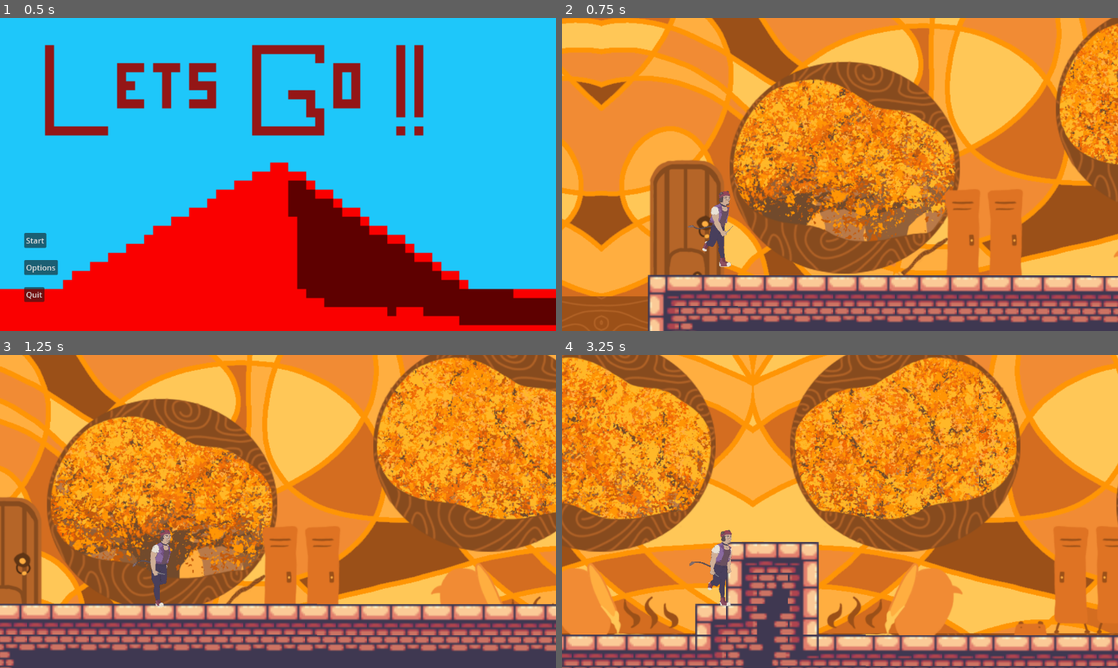
Above: before the commit, frames 1-4 (two rows, left to right).
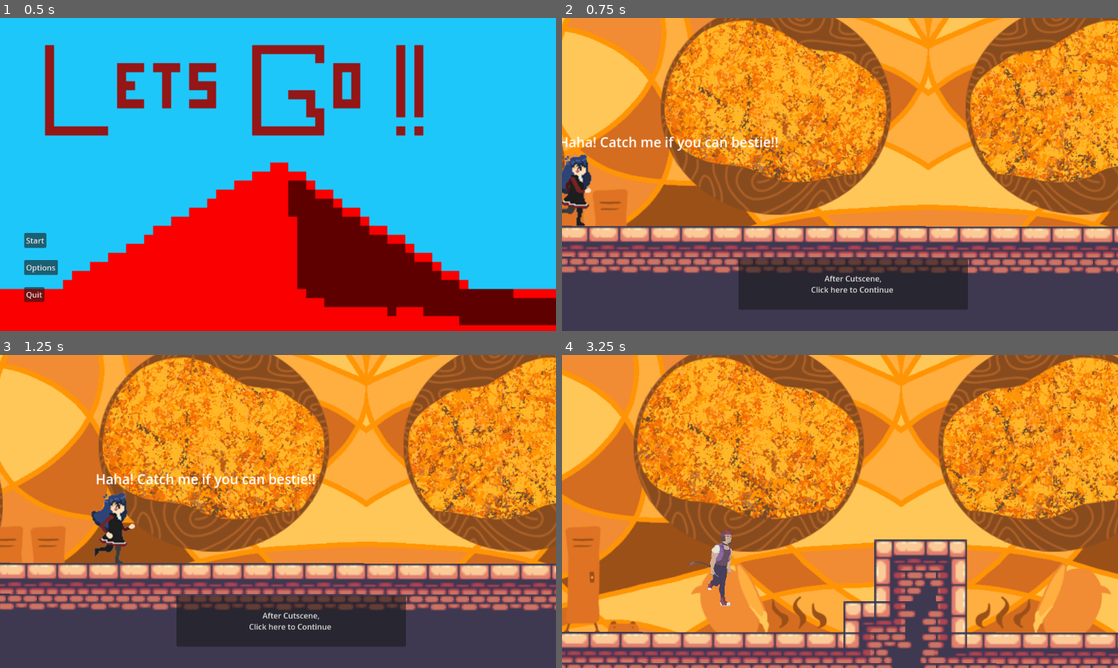
Above: after the commit, the same moments.

Repository: MetaToshi/dimension-hopping-oceans-9
Game: Godot game, scene res://Scripts/main_menu.tscn
Two runs of this game, one before a commit and one after it. Both use one fixed random seed, a clock stepped at 60 frames per second and the inputs below.
Inputs (mouse positions are in pixels of both pictures, inside the frame that each line leads up to):
- Up to frame 1 (0.5 s): no input
- Up to frame 2 (0.75 s): click "Start" at 0.5 s
- Up to frame 3 (1.25 s): no input
- Up to frame 4 (3.25 s): click (851, 621) at 1.25 s, where only the run after the commit has a clickable "After Cutscene, Click here to…"; tap E (attack) at 2.1, 2.85 s; tap Up (jump) at 2.27, 3.02 s

Frame 1 is identical in both runs. In frame 2, 85% of the frame differs, in the area x 0-100%, y 0-100%; in frame 3, 81%; in frame 4, 85%.

Commit message:
CONNECTED Dimension 1 cutscene
click button on cutscene to jump into game play. its kinda silly lol

Diff:
--- a/Collage Dimension Hopping 170 game/Scripts/main_menu.gd
+++ b/Collage Dimension Hopping 170 game/Scripts/main_menu.gd
@@ -2,7 +2,7 @@
 
 
 func _on_startbutton_pressed():
-	get_tree().change_scene_to_file("res://mainscene.tscn")
+	get_tree().change_scene_to_file("res://cutsceneDIM1.tscn")
 
 
 func _on_optionsbutton_pressed():
--- a/Collage Dimension Hopping 170 game/cutscene.tscn
+++ b/Collage Dimension Hopping 170 game/cutsceneDIM1.tscn
@@ -1,16 +1,16 @@
 [gd_scene load_steps=14 format=3 uid="uid://b50kivr8cdnj3"]
 
-[ext_resource type="Script" path="res://cutsceneDIM2.gd" id="1_lkxsp"]
-[ext_resource type="Texture2D" uid="uid://v45mfdbpbs6o" path="res://TestAssets/Terrain (32x32).png" id="2_1c1cn"]
-[ext_resource type="Texture2D" uid="uid://doonog7p2mip0" path="res://Assets/dim1bg2.png" id="3_a3p6h"]
-[ext_resource type="Texture2D" uid="uid://c7b8q64rliehf" path="res://Assets/dim1bg1.png" id="4_72e6c"]
-[ext_resource type="Texture2D" uid="uid://baooji15uma6k" path="res://TestAssets/sidescroller.png" id="4_ribq0"]
-[ext_resource type="Texture2D" uid="uid://hsnitrf70wgv" path="res://Assets/dim1bg1alt.png" id="5_0o67c"]
-[ext_resource type="Texture2D" uid="uid://cogmlg0hf22r4" path="res://Assets/BeanieDim1Run.png" id="7_akuad"]
+[ext_resource type="Script" path="res://cutsceneDIM2.gd" id="1_ln2dp"]
+[ext_resource type="Texture2D" uid="uid://v45mfdbpbs6o" path="res://TestAssets/Terrain (32x32).png" id="2_aj0ac"]
+[ext_resource type="Texture2D" uid="uid://doonog7p2mip0" path="res://Assets/dim1bg2.png" id="3_2xwvp"]
+[ext_resource type="Texture2D" uid="uid://c7b8q64rliehf" path="res://Assets/dim1bg1.png" id="4_pa008"]
+[ext_resource type="Texture2D" uid="uid://hsnitrf70wgv" path="res://Assets/dim1bg1alt.png" id="5_eawtv"]
+[ext_resource type="Texture2D" uid="uid://baooji15uma6k" path="res://TestAssets/sidescroller.png" id="6_gjesu"]
+[ext_resource type="Texture2D" uid="uid://cogmlg0hf22r4" path="res://Assets/BeanieDim1Run.png" id="7_s8f15"]
 
 [sub_resource type="TileSetAtlasSource" id="TileSetAtlasSource_416lw"]
 resource_name = "normaltiles"
-texture = ExtResource("2_1c1cn")
+texture = ExtResource("2_aj0ac")
 2:2/0 = 0
 2:2/0/terrain_set = 0
 2:2/0/terrain = 0
@@ -1450,50 +1450,50 @@
 tracks/0/type = "value"
 tracks/0/imported = false
 tracks/0/enabled = true
-tracks/0/path = NodePath("Flow/Sprite2D:frame")
+tracks/0/path = NodePath("Flow:position")
 tracks/0/interp = 1
 tracks/0/loop_wrap = true
 tracks/0/keys = {
-"times": PackedFloat32Array(0, 0.1, 0.2, 0.3, 0.4, 0.5, 0.6, 0.7, 0.8, 0.9, 1, 1.1, 1.2, 1.3, 1.4, 1.5, 1.6, 1.7, 1.8, 1.9, 2, 2.1, 2.2, 2.3, 2.4, 2.5, 2.6),
-"transitions": PackedFloat32Array(1, 1, 1, 1, 1, 1, 1, 1, 1, -1, 1, 1, 1, 1, 1, 1, 1, 1, 1, 1, 1, 1, 1, 1, 1, 1, 1),
-"update": 1,
-"values": [0, 1, 2, 3, 4, 5, 6, 7, 8, null, 0, 1, 2, 3, 4, 5, 6, 7, 8, 9, 0, 1, 2, 3, 4, 5, 6]
-}
-tracks/1/type = "value"
-tracks/1/imported = false
-tracks/1/enabled = true
-tracks/1/path = NodePath("Flow:position")
-tracks/1/interp = 1
-tracks/1/loop_wrap = true
-tracks/1/keys = {
 "times": PackedFloat32Array(0, 3),
 "transitions": PackedFloat32Array(1, 1),
 "update": 0,
 "values": [Vector2(533, -3), Vector2(1766, -3)]
 }
-tracks/2/type = "value"
-tracks/2/imported = false
-tracks/2/enabled = true
-tracks/2/path = NodePath("Beanie/Sprite2D:frame")
-tracks/2/interp = 1
-tracks/2/loop_wrap = true
-tracks/2/keys = {
+tracks/1/type = "value"
+tracks/1/imported = false
+tracks/1/enabled = true
+tracks/1/path = NodePath("Beanie/Sprite2D:frame")
+tracks/1/interp = 1
+tracks/1/loop_wrap = true
+tracks/1/keys = {
 "times": PackedFloat32Array(0, 0.1, 0.2, 0.3, 0.4, 0.5, 0.6, 0.7, 0.8, 3.1, 3.2, 3.3, 3.4, 3.5, 3.6, 3.7, 3.8, 3.9, 4, 4.1, 4.2, 4.3, 4.4, 4.5, 4.6, 4.7, 4.8, 4.9, 5, 5.1),
 "transitions": PackedFloat32Array(1, 1, 1, 1, 1, 1, 1, 1, 1, 1, 1, 1, 1, 1, 1, 1, 1, 1, 1, 1, 1, 1, 1, 1, 1, 1, 1, 1, 1, 1),
 "update": 1,
 "values": [0, 1, 2, 3, 4, 5, 6, 7, 0, 1, 2, 3, 4, 5, 6, 0, 1, 2, 3, 4, 5, 6, 7, 0, 1, 2, 3, 4, 5, 6]
 }
+tracks/2/type = "value"
+tracks/2/imported = false
+tracks/2/enabled = true
+tracks/2/path = NodePath("Beanie:position")
+tracks/2/interp = 1
+tracks/2/loop_wrap = true
+tracks/2/keys = {
+"times": PackedFloat32Array(0, 3.1, 6),
+"transitions": PackedFloat32Array(1, 1, 1),
+"update": 0,
+"values": [Vector2(190, -6), Vector2(190, -6), Vector2(1814, -18)]
+}
 tracks/3/type = "value"
 tracks/3/imported = false
 tracks/3/enabled = true
-tracks/3/path = NodePath("Beanie/Sprite2D:position")
+tracks/3/path = NodePath("Flow/Sprite2D:frame")
 tracks/3/interp = 1
 tracks/3/loop_wrap = true
 tracks/3/keys = {
-"times": PackedFloat32Array(0, 3, 6),
-"transitions": PackedFloat32Array(1, 1, 1),
-"update": 0,
-"values": [Vector2(204, 241), Vector2(204, 241), Vector2(1572, 233)]
+"times": PackedFloat32Array(0, 0.1, 0.2, 0.3, 0.4, 0.5, 0.6, 0.7, 0.8, 0.9, 1, 1.1, 1.2, 1.3, 1.4, 1.5, 1.6, 1.7, 1.8, 1.9, 2, 2.1, 2.2, 2.3, 2.4, 2.5, 2.6, 2.7, 2.8, 2.9),
+"transitions": PackedFloat32Array(1, 1, 1, 1, 1, 1, 1, 1, 1, 1, 1, 1, 1, 1, 1, 1, 1, 1, 1, 1, 1, 1, 1, 1, 1, 1, 1, 1, 1, 1),
+"update": 1,
+"values": [0, 1, 2, 3, 4, 5, 6, 7, 8, 9, 0, 1, 2, 3, 4, 5, 6, 7, 8, 9, 0, 1, 2, 3, 4, 5, 6, 7, 8, 9]
 }
 
 [sub_resource type="Animation" id="Animation_odr7r"]
@@ -1501,50 +1501,50 @@
 tracks/0/type = "value"
 tracks/0/imported = false
 tracks/0/enabled = true
-tracks/0/path = NodePath("Flow/Sprite2D:frame")
+tracks/0/path = NodePath("Flow:position")
 tracks/0/interp = 1
 tracks/0/loop_wrap = true
 tracks/0/keys = {
 "times": PackedFloat32Array(0),
 "transitions": PackedFloat32Array(1),
-"update": 1,
-"values": [0]
+"update": 0,
+"values": [Vector2(529, 3)]
 }
 tracks/1/type = "value"
 tracks/1/imported = false
 tracks/1/enabled = true
-tracks/1/path = NodePath("Flow:position")
+tracks/1/path = NodePath("Beanie/Sprite2D:frame")
 tracks/1/interp = 1
 tracks/1/loop_wrap = true
 tracks/1/keys = {
 "times": PackedFloat32Array(0),
 "transitions": PackedFloat32Array(1),
-"update": 0,
-"values": [Vector2(529, 3)]
+"update": 1,
+"values": [0]
 }
 tracks/2/type = "value"
 tracks/2/imported = false
 tracks/2/enabled = true
-tracks/2/path = NodePath("Beanie/Sprite2D:frame")
+tracks/2/path = NodePath("Beanie:position")
 tracks/2/interp = 1
 tracks/2/loop_wrap = true
 tracks/2/keys = {
 "times": PackedFloat32Array(0),
 "transitions": PackedFloat32Array(1),
-"update": 1,
-"values": [0]
+"update": 0,
+"values": [Vector2(190, -6)]
 }
 tracks/3/type = "value"
 tracks/3/imported = false
 tracks/3/enabled = true
-tracks/3/path = NodePath("Beanie/Sprite2D:position")
+tracks/3/path = NodePath("Flow/Sprite2D:frame")
 tracks/3/interp = 1
 tracks/3/loop_wrap = true
 tracks/3/keys = {
 "times": PackedFloat32Array(0),
 "transitions": PackedFloat32Array(1),
-"update": 0,
-"values": [Vector2(204, 241)]
+"update": 1,
+"values": [0]
 }
 
 [sub_resource type="AnimationLibrary" id="AnimationLibrary_h3m4h"]
@@ -1574,7 +1574,35 @@
 drag_top_margin = 0.75
 drag_bottom_margin = 0.0
 
-[node name="Button" type="Button" parent="."]
+[node name="ParallaxBackgroundDIM1" type="ParallaxBackground" parent="."]
+
+[node name="ParallaxLayer2" type="ParallaxLayer" parent="ParallaxBackgroundDIM1"]
+motion_scale = Vector2(0.5, 0.5)
+motion_mirroring = Vector2(1496, 2.08165e-12)
+
+[node name="Sprite2D" type="Sprite2D" parent="ParallaxBackgroundDIM1/ParallaxLayer2"]
+position = Vector2(576, 324)
+scale = Vector2(1.3, 1.3)
+texture = ExtResource("3_2xwvp")
+
+[node name="ParallaxLayer" type="ParallaxLayer" parent="ParallaxBackgroundDIM1"]
+motion_mirroring = Vector2(2992, 2.08165e-12)
+
+[node name="Sprite2D" type="Sprite2D" parent="ParallaxBackgroundDIM1/ParallaxLayer"]
+position = Vector2(576, 324)
+scale = Vector2(1.3, 1.3)
+texture = ExtResource("4_pa008")
+
+[node name="ParallaxLayer3" type="ParallaxLayer" parent="ParallaxBackgroundDIM1"]
+motion_offset = Vector2(1496, 2.08165e-12)
+motion_mirroring = Vector2(2992, 2.08165e-12)
+
+[node name="Sprite2D" type="Sprite2D" parent="ParallaxBackgroundDIM1/ParallaxLayer3"]
+position = Vector2(576, 324)
+scale = Vector2(1.3, 1.3)
+texture = ExtResource("5_eawtv")
+
+[node name="ContinueButton" type="Button" parent="."]
 offset_left = 928.0
 offset_top = 389.0
 offset_right = 1403.0
@@ -1582,34 +1610,6 @@
 text = "After Cutscene,
 Click here to Continue "
 
-[node name="ParallaxBackgroundDIM1" type="ParallaxBackground" parent="Button"]
-
-[node name="ParallaxLayer2" type="ParallaxLayer" parent="Button/ParallaxBackgroundDIM1"]
-motion_scale = Vector2(0.5, 0.5)
-motion_mirroring = Vector2(1496, 2.08165e-12)
-
-[node name="Sprite2D" type="Sprite2D" parent="Button/ParallaxBackgroundDIM1/ParallaxLayer2"]
-position = Vector2(576, 324)
-scale = Vector2(1.3, 1.3)
-texture = ExtResource("3_a3p6h")
-
-[node name="ParallaxLayer" type="ParallaxLayer" parent="Button/ParallaxBackgroundDIM1"]
-motion_mirroring = Vector2(2992, 2.08165e-12)
-
-[node name="Sprite2D" type="Sprite2D" parent="Button/ParallaxBackgroundDIM1/ParallaxLayer"]
-position = Vector2(576, 324)
-scale = Vector2(1.3, 1.3)
-texture = ExtResource("4_72e6c")
-
-[node name="ParallaxLayer3" type="ParallaxLayer" parent="Button/ParallaxBackgroundDIM1"]
-motion_offset = Vector2(1496, 2.08165e-12)
-motion_mirroring = Vector2(2992, 2.08165e-12)
-
-[node name="Sprite2D" type="Sprite2D" parent="Button/ParallaxBackgroundDIM1/ParallaxLayer3"]
-position = Vector2(576, 324)
-scale = Vector2(1.3, 1.3)
-texture = ExtResource("5_0o67c")
-
 [node name="AnimationPlayer" type="AnimationPlayer" parent="."]
 libraries = {
 "": SubResource("AnimationLibrary_h3m4h")
@@ -1620,17 +1620,17 @@
 
 [node name="Sprite2D" type="Sprite2D" parent="Flow"]
 position = Vector2(-6, 248)
-texture = ExtResource("4_ribq0")
+texture = ExtResource("6_gjesu")
 hframes = 10
 
 [node name="Label" type="Label" parent="Flow"]
-offset_left = -26.7
-offset_top = 123.0
-offset_right = 364.3
-offset_bottom = 183.0
+offset_left = -39.7
+offset_top = 131.0
+offset_right = 422.3
+offset_bottom = 191.0
 theme = SubResource("Theme_imims")
 theme_type_variation = &"HeaderLarge"
-text = "Catch me if you can bestie!! "
+text = "Haha! Catch me if you can bestie!! "
 
 [node name="Beanie" type="Node2D" parent="."]
 position = Vector2(190, -6)
@@ -1638,6 +1638,17 @@
 [node name="Sprite2D" type="Sprite2D" parent="Beanie"]
 position = Vector2(204, 241)
 scale = Vector2(0.135286, 0.135286)
-texture = ExtResource("7_akuad")
+texture = ExtResource("7_s8f15")
 hframes = 4
 vframes = 2
+
+[node name="Label" type="Label" parent="Beanie"]
+offset_left = -42.0
+offset_top = 123.0
+offset_right = 420.0
+offset_bottom = 183.0
+theme_type_variation = &"HeaderLarge"
+text = "Hahaha! I'm gonna getcha! >:D"
+
+[connection signal="pressed" from="ContinueButton" to="." method="_on_continue_button_pressed"]
+[connection signal="toggled" from="ContinueButton" to="." method="_on_button_toggled"]
--- a/Collage Dimension Hopping 170 game/cutsceneDIM2.gd
+++ b/Collage Dimension Hopping 170 game/cutsceneDIM2.gd
@@ -6,10 +6,10 @@
 	pass # Replace with function body.
 	$AnimationPlayer.play("walking")
 
+# Called every frame. 'delta' is the elapsed time since the previous frame.
+func _process(_delta):
+	pass
 
-# Called every frame. 'delta' is the elapsed time since the previous frame.
-func _process(delta):
-	pass
 
 # code below is to connect the cutscenes and the main scene together
 
@@ -32,3 +32,6 @@
 #		if group.has(scene_name):
 #			return group[scene_name]
 #	return ""
+
+func _on_continue_button_pressed():
+	get_tree().change_scene_to_file("res://mainscene.tscn")
Not shown: 1 places in Collage Dimension Hopping 170 game/cutsceneDIM1.tscn that only renumber resources
Not shown, added: Collage Dimension Hopping 170 game/export_presets.cfg
